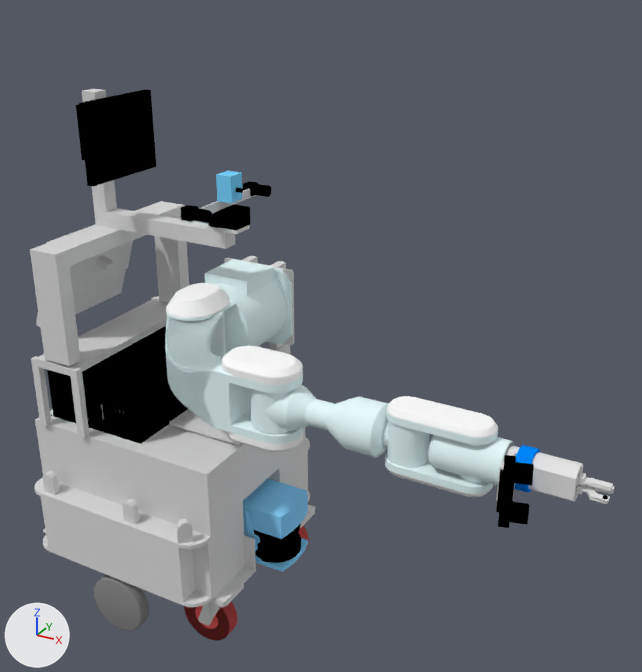
What one commit did to the Blender file data/morse/components/robots/jido.blend.
Rendered twice from a camera (50 mm lens) standing at (1.54, -1.87, 1.88) and looking at (0.5, 0.01, 0.93). The axes (+X, +Y, +Z) are drawn at lower left. The lights are the same throughout.

The scene before the commit, as lines of its bpy script (objects in view):
```python
ob_arm = bpy.data.objects.new('Arm', me_socle)
ob_arm.parent = ob_base
ob_arm.location = (0.185, 0.101, 0.913)
ob_arm.rotation_euler = (1.571, 0.0, 0.0)  # degrees (90, 0, 0)
ob_gripper = bpy.data.objects.new('Gripper', me_gripper)
ob_gripper.parent = ob_pa10_6
ob_gripper.location = (1.033, -0.428, 0.000183)
ob_gripper.rotation_euler = (1.571, -0.388, 1.568)  # degrees (90, -22, 90)
ob_pa10_1 = bpy.data.objects.new('PA10-1', me_pa10_1)
ob_pa10_1.parent = ob_arm
ob_pa10_1.location = (0.185, 0.000564, 0.913)
ob_pa10_1.rotation_euler = (1.571, 0.0, 0.0)  # degrees (90, 0, 0)
ob_pa10_2 = bpy.data.objects.new('PA10-2', me_pa10_2)
ob_pa10_2.parent = ob_pa10_1
ob_pa10_2.location = (0.0, -0.2, 0.0)
ob_pa10_2.rotation_euler = (1.571, 0.0, -5.246)  # degrees (90, 0, -301)
ob_pa10_3 = bpy.data.objects.new('PA10-3', me_pa10_3)
ob_pa10_3.parent = ob_pa10_2
ob_pa10_3.location = (0.382, -0.426, 0.0)
ob_pa10_3.rotation_euler = (1.571, 0.0, 1.572)  # degrees (90, 0, 90)
ob_pince1 = bpy.data.objects.new('pince1', me_pince1)
ob_pince1.parent = ob_gripper
ob_pince1.location = (1.29, -0.242, 1.133)
ob_pince1.rotation_euler = (-1.268, 2.301, -1.127)  # degrees (-73, 132, -65)
ob_pince1s = bpy.data.objects.new('pince1S', me_pince1s)
ob_pince1s.parent = ob_pince1
ob_pince1s.location = (1.319, -0.23, 1.125)
ob_pince1s.rotation_euler = (-1.268, 2.301, -1.127)  # degrees (-73, 132, -65)
ob_pince2 = bpy.data.objects.new('pince2', me_pince2)
ob_pince2.parent = ob_gripper
ob_pince2.location = (1.29, -0.243, 1.133)
ob_pince2.rotation_euler = (-1.268, 2.301, -1.127)  # degrees (-73, 132, -65)
ob_pince2sleft = bpy.data.objects.new('pince2sleft', me_pince2sleft)
ob_pince2sleft.parent = ob_pince2
ob_pince2sleft.location = (1.325, -0.242, 1.143)
ob_pince2sleft.rotation_euler = (-1.268, 2.301, -1.127)  # degrees (-73, 132, -65)
# also in view: 'Base' at (-0.01, 0.0, 0.86); 'PA10-6' at (1.16, -0.37, 0.91); 'TopCam' at (0.23, 0.01, 1.27); 'PA10-4' at (0.97, -0.33, 0.91); 'Computer' at (-0.11, 0.01, 0.69)
```
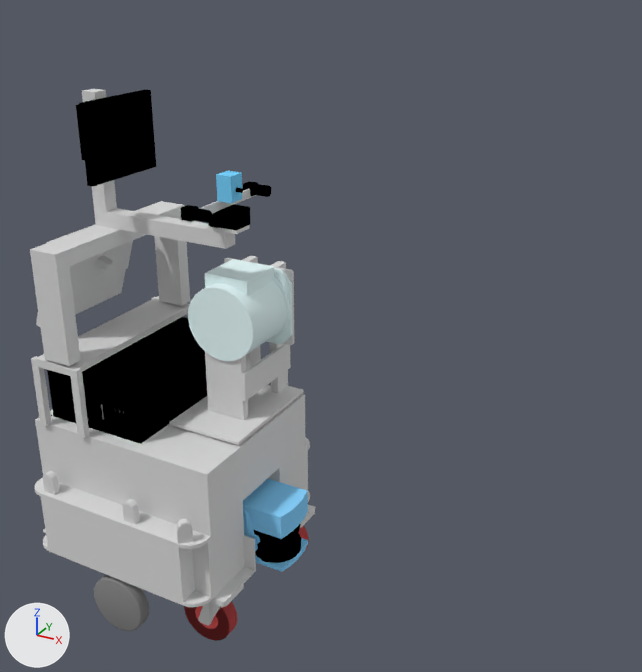
Changed parts and their boxes [x1, y1, x2, y2] in the pictures (642 x 672 px; the box of a moved part takes in the faces that stretch with it):
'PA10-2', no longer drawn: before [165, 310, 303, 452]
'Arm', moved, rescaled: before [205, 259, 293, 347]; after [188, 259, 293, 361]
'PA10-4', no longer drawn: before [382, 396, 498, 497]
'PA10-3', no longer drawn: before [250, 385, 388, 457]
'PA10-1', no longer drawn: before [166, 283, 253, 354]
'PA10-5', no longer drawn: before [428, 435, 515, 485]
'PA10-6', no longer drawn (black): before [496, 445, 541, 528]
'Gripper', deleted: before [528, 452, 583, 502]
'pince2', deleted: before [576, 469, 614, 504]
'pince1', deleted: before [575, 473, 613, 494]
'pince2sleft', deleted: before [603, 495, 608, 499]
part 1 of me_socle, added: after [188, 259, 293, 361]
part 7 of me_cameracapteurbras, moved or reshaped (not visible afterwards): before [500, 448, 518, 468]
part 8 of me_cameracapteurbras, moved or reshaped (not visible afterwards): before [527, 449, 541, 493]
part 9 of me_cameracapteurbras, moved or reshaped (not visible afterwards): before [506, 445, 520, 456]
part 10 of me_cameracapteurbras, moved or reshaped (not visible afterwards): before [514, 463, 534, 485]
part 11 of me_cameracapteurbras, moved or reshaped (not visible afterwards): before [510, 503, 529, 525]
part 12 of me_cameracapteurbras, moved or reshaped (not visible afterwards): before [496, 467, 515, 528]
part 13 of me_cameracapteurbras, deleted: before [496, 445, 538, 502]

The change, as a diff of the scene's bpy script:
```diff
--- a/data/morse/components/robots/jido.blend.py
+++ b/data/morse/components/robots/jido.blend.py
@@ me_socle @@
 # used by ob_arm; parent = ob_base; location = (0.185, 0.101, 0.913); rotation_euler = (1.571, 0.0, 0.0), in degrees (90, 0, 0)
-me_socle.from_pydata(...)  # 473 vertices, 448 faces; spans x -0.117..0.117, y -0.123..0.123, z -0.1..0.1
+me_socle.from_pydata(...)  # 463 vertices, 300 faces; spans x -117.0..117.0, y -117.0..129.0, z 0.0..199.0
+# me_socle part 1: 446 vertices added at x -117.0..117.0, y -117.0..129.0, z 0.0..199.0
 me_socle.materials.append(mat_metal)
@@ ob_arm @@
 ob_arm = bpy.data.objects.new('Arm', me_socle)
-ob_arm.parent = ob_base
-ob_arm.location = (0.185, 0.101, 0.913)
+ob_arm.location = (0.185, 0.2, 0.907)
 ob_arm.rotation_euler = (1.571, 0.0, 0.0)  # degrees (90, 0, 0)
+ob_arm.scale = (0.001, 0.001, 0.001)
@@ ob_pa10_1 @@
-ob_pa10_1 = bpy.data.objects.new('PA10-1', me_pa10_1)
@@ ob_pa10_2 @@
-ob_pa10_2 = bpy.data.objects.new('PA10-2', me_pa10_2)
@@ ob_pa10_3 @@
-ob_pa10_3 = bpy.data.objects.new('PA10-3', me_pa10_3)
@@ ob_pa10_4 @@
-ob_pa10_4 = bpy.data.objects.new('PA10-4', me_pa10_4)
@@ ob_pa10_5 @@
-ob_pa10_5 = bpy.data.objects.new('PA10-5', me_pa10_5)
@@ ob_pa10_6 @@
-ob_pa10_6 = bpy.data.objects.new('PA10-6', me_cameracapteurbras)
@@ ob_gripper @@
-ob_gripper = bpy.data.objects.new('Gripper', me_gripper)
@@ ob_pince1 @@
-ob_pince1 = bpy.data.objects.new('pince1', me_pince1)
@@ ob_pince1s @@
-ob_pince1s = bpy.data.objects.new('pince1S', me_pince1s)
@@ ob_pince2 @@
-ob_pince2 = bpy.data.objects.new('pince2', me_pince2)
@@ ob_pince2sleft @@
-ob_pince2sleft = bpy.data.objects.new('pince2sleft', me_pince2sleft)
@@ ob_pince2sright @@
 ob_pince2sright = bpy.data.objects.new('pince2Sright', me_pince2sright)
-ob_pince2sright.parent = ob_pince2
 ob_pince2sright.matrix_parent_inverse = Matrix(((-0.287, 0.602, -0.745, 1.36), (-0.0362, 0.77, 0.637, -0.488), (0.957, 0.21, -0.199, -0.959), (0.0, 0.0, 0.0, 1.0)))
```
